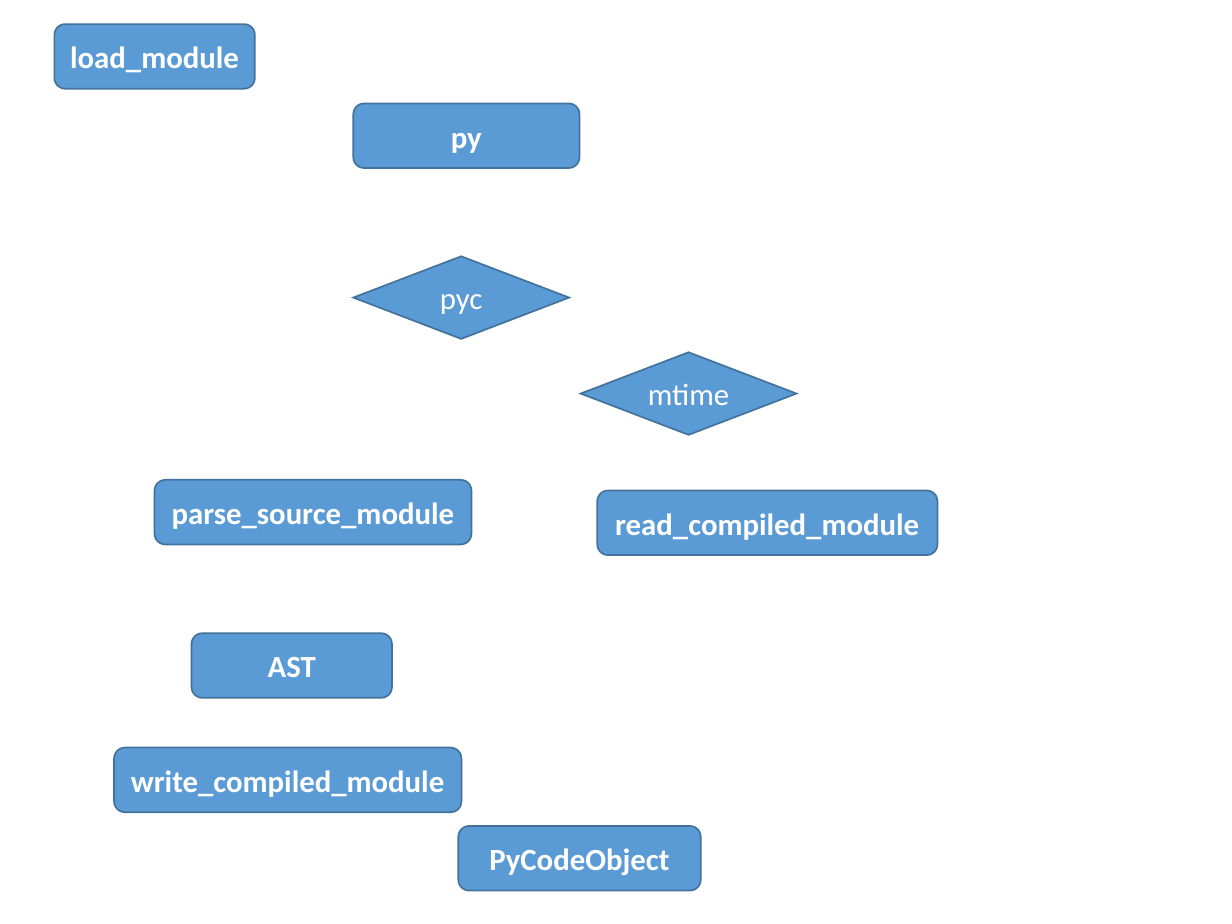
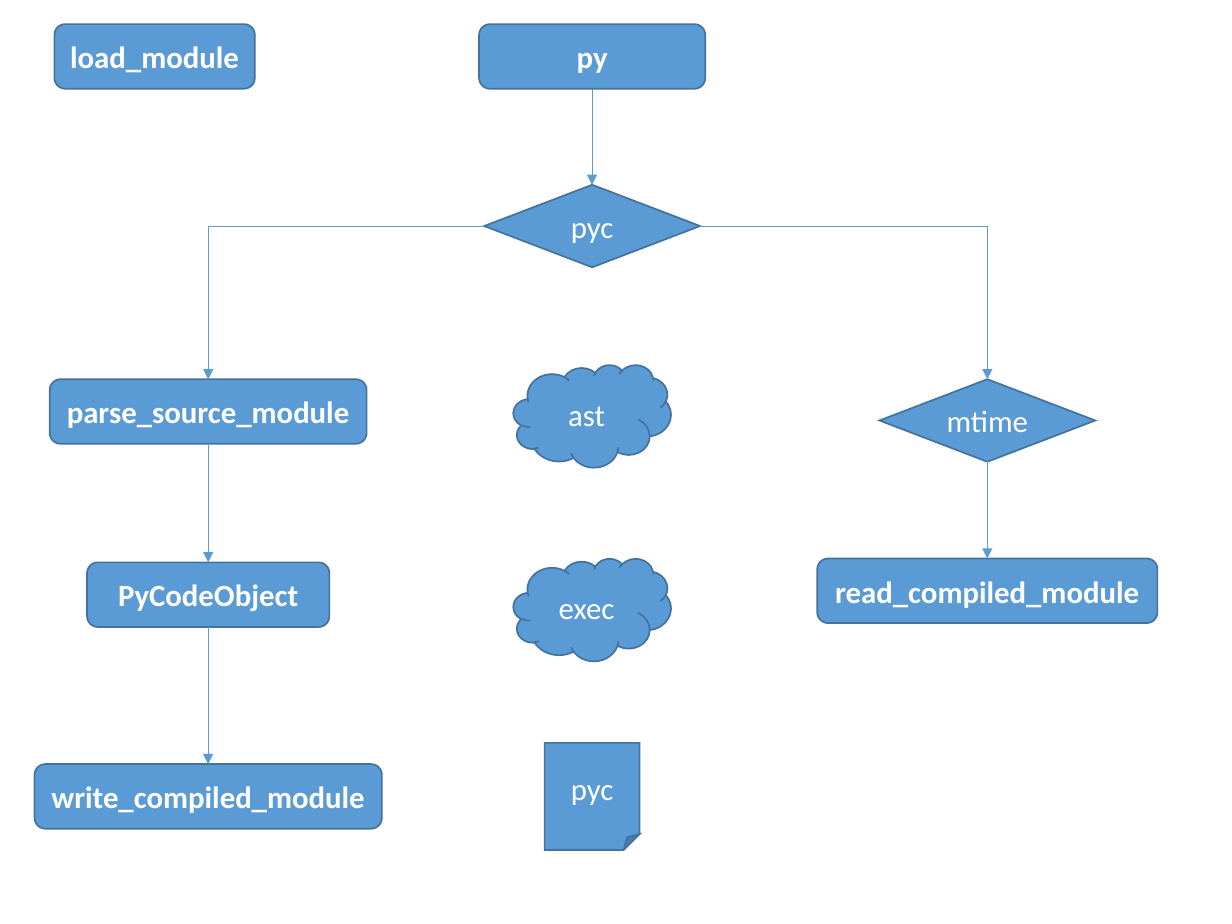
Before and after one commit to menfeng/studynote, a slide deck: slide 13 of python/source code/import/import.pptx (slide 14 before the commit). Drawn at 1232x924 pixels with LibreOffice and Linux fonts; fonts in the diff are those of the drawing. Boxes give left, top, right and bottom in pixels: in the first picture for what was removed or moved away, otherwise in the second. Text is boxed around its words. In the diff, an @@ line names an element or a change of style, - is before the commit and + after.

Commit message:
ppt

```diff
--- a/python/source code/import/import.pptx
+++ b/python/source code/import/import.pptx
@@ rounded rectangle "py": place and size @@
-rounded rectangle "py" at <box>354,103,580,168</box>
+rounded rectangle "py" at <box>479,25,706,89</box>
@@ elbow arrow added from (593, 89) to (593, 185), #5B9BD5 0.5 pt @@
@@ diamond "pyc": place and size @@
-diamond "pyc" at <box>354,256,569,339</box>
+diamond "pyc" at <box>484,185,700,267</box>
@@ elbow arrow added from (484, 227) to (208, 379), #5B9BD5 0.5 pt @@
@@ elbow arrow added from (700, 227) to (987, 379), #5B9BD5 0.5 pt @@
@@ rounded rectangle "parse_source_module": place and size @@
-rounded rectangle "parse_source_module" at <box>154,480,471,545</box>
+rounded rectangle "parse_source_module" at <box>49,379,366,444</box>
@@ cloud "ast": place and size @@
-cloud "ast" at <box>191,633,392,697</box>
+cloud "ast" at <box>514,365,671,467</box>
@@ cloud "ast" at <box>514,365,671,467</box>: rounded rectangle to cloud @@
@@ diamond "mtime": place and size @@
-diamond "mtime" at <box>580,352,796,435</box>
+diamond "mtime" at <box>880,379,1095,462</box>
@@ text in cloud at <box>568,406,605,426</box>: text changed; bold off @@
-AST
+ast
@@ elbow arrow added from (208, 444) to (208, 563), #5B9BD5 0.5 pt @@
@@ elbow arrow added from (987, 458) to (987, 558), #5B9BD5 0.5 pt @@
@@ rounded rectangle "PyCodeObject": place and size @@
-rounded rectangle "PyCodeObject" at <box>458,825,701,890</box>
+rounded rectangle "PyCodeObject" at <box>87,563,330,627</box>
@@ cloud added at <box>514,558,671,660</box>, fill #5B9BD5, outline #43739E 1 pt, 18 pt, text #FFFFFF @@
+exec
@@ rounded rectangle "read_compiled_module": place and size @@
-rounded rectangle "read_compiled_module" at <box>598,490,938,554</box>
+rounded rectangle "read_compiled_module" at <box>817,558,1157,622</box>
@@ elbow arrow added from (208, 627) to (208, 764), #5B9BD5 0.5 pt @@
@@ folded corner added at <box>545,743,639,850</box>, fill #5B9BD5, outline #43739E 1 pt, 18 pt, text #FFFFFF @@
+pyc
@@ rounded rectangle "write_compiled_module": place and size @@
-rounded rectangle "write_compiled_module" at <box>115,748,462,812</box>
+rounded rectangle "write_compiled_module" at <box>34,764,382,828</box>
```
Also in this commit, not shown: 3 other slides changed, 1 slide added, 2 slides removed.
